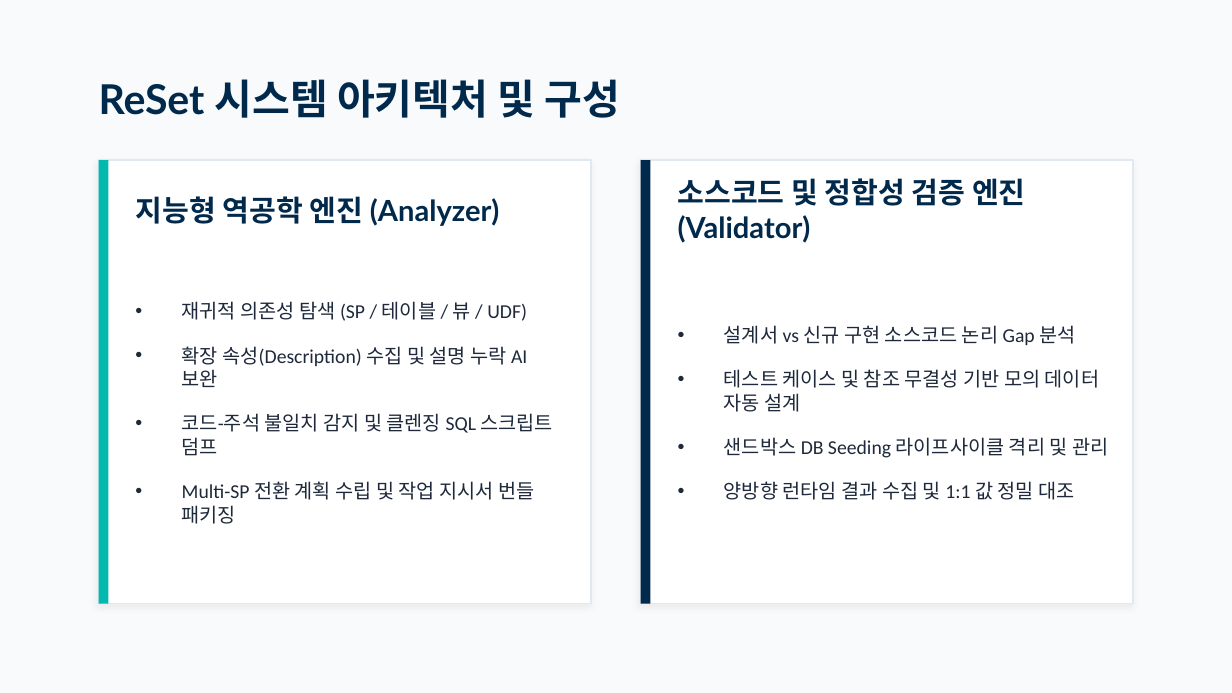
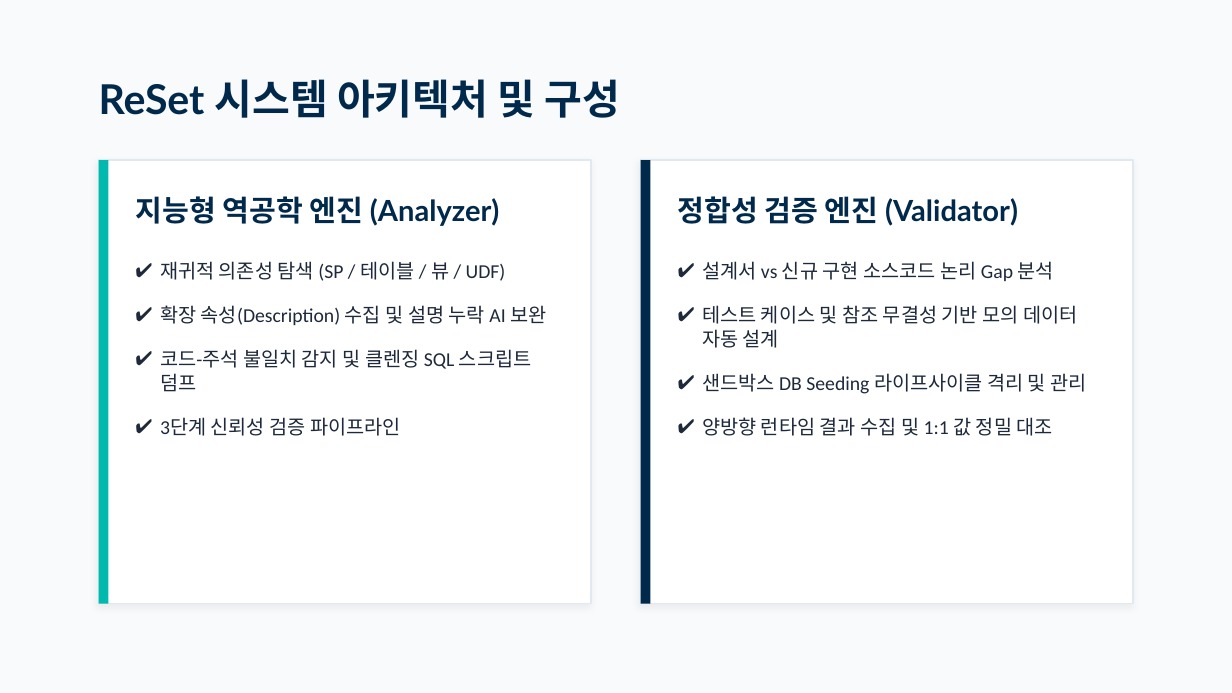
Before and after one commit to moondae815/sp-reverse-engineering, a slide deck: slide 3 of docs/ReSet_Presentation.pptx. Drawn at 1232x693 pixels with LibreOffice and Linux fonts; fonts in the diff are those of the drawing. Boxes give left, top, right and bottom in pixels: in the first picture for what was removed or moved away, otherwise in the second. Text is boxed around its words. In the diff, an @@ line names an element or a change of style, - is before the commit and + after.

```diff
--- a/docs/ReSet_Presentation.pptx
+++ b/docs/ReSet_Presentation.pptx
@@ text at box(678, 196, 1018, 226): text changed @@
-소스코드 및 정합성 검증 엔진 (Validator)
+정합성 검증 엔진 (Validator)
@@ text "재귀적 의존성 탐색 (SP / ..." at box(160, 261, 546, 436): vertical alignment middle to top @@
@@ text at box(160, 261, 546, 392): bullet • to ✔; less space between paragraphs @@
@@ text "설계서 vs 신규 구현 소스코드 ..." at box(702, 261, 1087, 436): bullet • to ✔; less space between paragraphs; vertical alignment middle to top @@
@@ text at box(160, 417, 401, 436): text changed @@
-• Multi-SP 전환 계획 수립 및 작업 지시서 번들 패키징
+✔ 3단계 신뢰성 검증 파이프라인
```
Also in this commit, not shown: 9 other slides changed.
